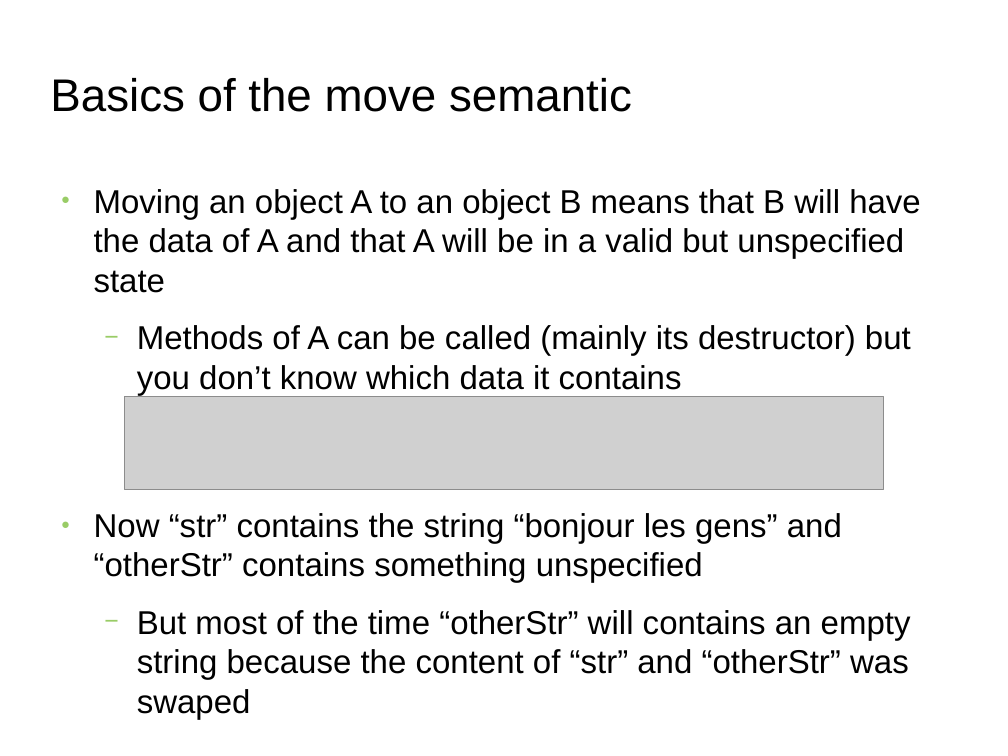
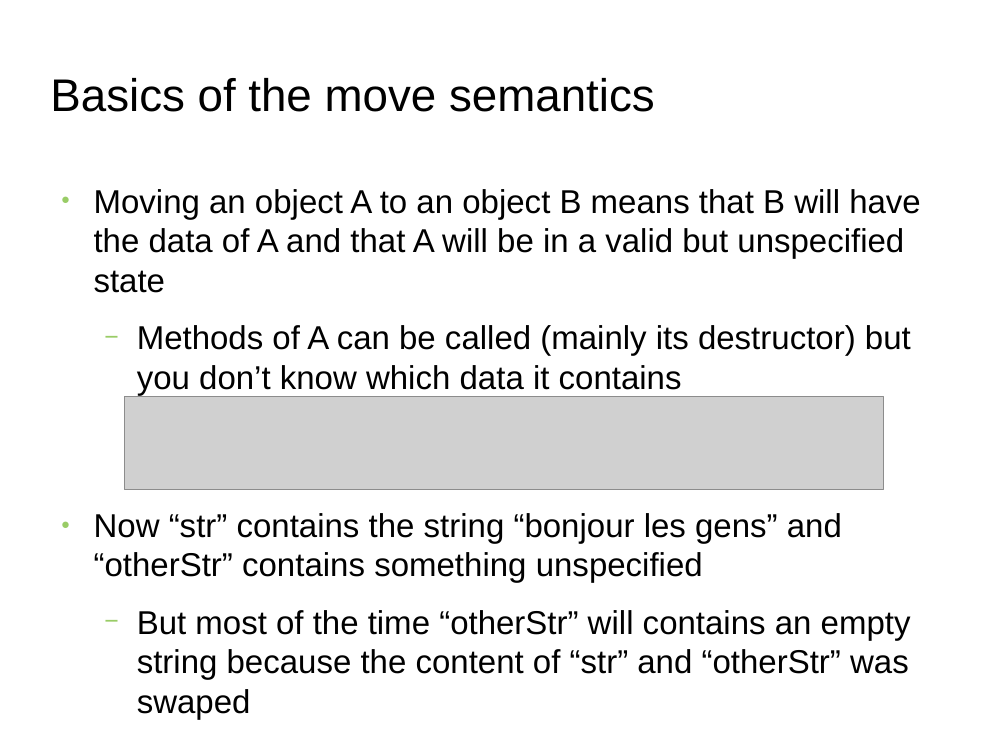
Before and after one commit to FranckRJ/CPP-trainings, a slide deck: slide 3 of traning-move.odp. Drawn at 1008x756 pixels with LibreOffice and Linux fonts; fonts in the diff are those of the drawing; grey boxes stand for pictures; background and template pictures are left out. Boxes give left, top, right and bottom in pixels: in the first picture for what was removed or moved away, otherwise in the second. Text is boxed around its words. In the diff, an @@ line names an element or a change of style, - is before the commit and + after.

```diff
--- a/traning-move.odp
+++ b/traning-move.odp
@@ title at bbox=[50, 78, 655, 112]: text changed @@
-Basics of the move semantic
+Basics of the move semantics
```
Also in this commit, not shown: 8 other slides changed, 1 other file.
